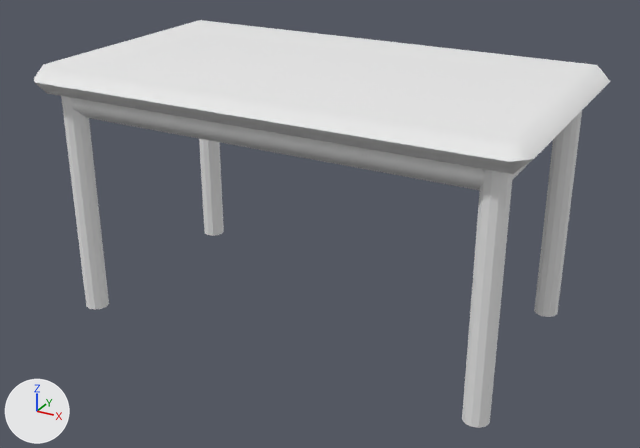
The glTF model iteam/miniprogram/package3d/assets/furniture/table.glb as it was, and as the next commit left it.
Camera for both pictures: a 50 mm lens placed at (1.148, -2.088, 1.322), pointed at (0.02, -0.036, 0.297). Lighting does not change. The marker at lower left points along +X, +Y and +Z. The first picture is the older version. Where no turn or scale is listed for an object, it has been applied to the vertices. Vertices at exactly the same position are counted once.

Objects in the first picture: 'apron', 'leg', 'leg.001', 'leg.002', 'leg.003', 'top'.
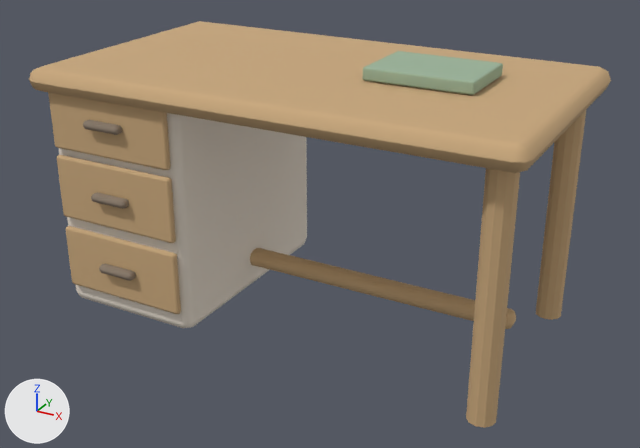
Where the change shows, as pixel boxes [x1, y1, x2, y2] in the pictures (640 x 448 px):
'top', reshaped, recoloured: before [34, 20, 610, 174]; after [29, 21, 611, 173]
'drawer_unit', added (pale yellow): after [59, 113, 307, 328]
'leg_r_-0.3', added (brown): after [466, 168, 520, 428]
'apron', deleted: before [71, 98, 530, 190]
'leg.002', deleted: before [462, 169, 513, 428]
'drawer_1', added (brown): after [57, 155, 176, 243]
'drawer_2', added (brown): after [48, 92, 171, 170]
'drawer_0', added (brown): after [66, 226, 181, 314]
'leg_r_0.3', added (brown): after [536, 110, 586, 320]
'leg', deleted: before [61, 96, 109, 310]
'leg.003', deleted: before [534, 111, 582, 317]
'stretcher', added (brown): after [250, 248, 516, 329]
'book', added: after [362, 51, 503, 95]
'leg.001', deleted: before [199, 139, 224, 236]
'handle_2', added: after [83, 120, 122, 135]
'handle_1', added: after [91, 192, 129, 209]
'handle_0', added: after [99, 264, 136, 280]

What changed in the scene script:
```text
Change me_立方体_017:
    remove me_立方体_017.from_pydata(...)  # 24 vertices, 44 faces; spans x -0.7..0.7, y -0.4..0.4, z -0.04..0.04
    remove me_立方体_017.materials.append(mat_whiteclay)  # white #eaeaea
    add me_立方体_017.from_pydata(...)  # 56 vertices, 108 faces; spans x -0.7..0.7, y -0.4..0.4, z -0.035..0.035
    me_立方体_017 part 1: the whole mesh is rebuilt
    add me_立方体_017.materials.append(mat_m_wood)  # brown #c9a87c
Remove ob_apron:
    ob_apron = bpy.data.objects.new('apron', me_立方体_018)
Remove ob_leg:
    ob_leg = bpy.data.objects.new('leg', me_柱体_008)
Remove ob_leg_001:
    ob_leg_001 = bpy.data.objects.new('leg.001', me_柱体_009)
Remove ob_leg_002:
    ob_leg_002 = bpy.data.objects.new('leg.002', me_柱体_010)
Remove ob_leg_003:
    ob_leg_003 = bpy.data.objects.new('leg.003', me_柱体_011)
Add ob_stretcher:
    ob_stretcher = bpy.data.objects.new('stretcher', me_立方体_031)  # 56 vertices, 108 faces; spans x -0.5..0.5, y -0.03..0.03, z -0.025..0.025; in mat_m_wood (brown #c9a87c)
    ob_stretcher.location = (0.1, 0.0, 0.12)
Add ob_leg_r__0_3:
    ob_leg_r__0_3 = bpy.data.objects.new('leg_r_-0.3', me_柱体_008_1)  # a 12-sided cylinder along z spanning x -0.038..0.038, y -0.038..0.038, z -0.34..0.34; in mat_m_wood (brown #c9a87c)
    ob_leg_r__0_3.location = (0.62, -0.3, 0.34)
Add ob_leg_r_0_3:
    ob_leg_r_0_3 = bpy.data.objects.new('leg_r_0.3', me_柱体_008_1.copy())
    ob_leg_r_0_3.location = (0.62, 0.3, 0.34)
Add ob_handle_2:
    ob_handle_2 = bpy.data.objects.new('handle_2', me_立方体_030)  # 56 vertices, 108 faces; spans x -0.06..0.06, y -0.015..0.015, z -0.0125..0.0125; in mat_m_dark (brown #8a7b6b)
    ob_handle_2.location = (-0.45, -0.38, 0.61)
Add ob_handle_1:
    ob_handle_1 = bpy.data.objects.new('handle_1', me_立方体_030.copy())
    ob_handle_1.location = (-0.45, -0.38, 0.4)
Add ob_handle_0:
    ob_handle_0 = bpy.data.objects.new('handle_0', me_立方体_030.copy())
    ob_handle_0.location = (-0.45, -0.38, 0.18)
Add ob_drawer_unit:
    ob_drawer_unit = bpy.data.objects.new('drawer_unit', me_立方体_024)  # 56 vertices, 108 faces; spans x -0.22..0.22, y -0.35..0.35, z -0.33..0.33; in mat_m_linen (pale yellow #e8ded0)
    ob_drawer_unit.location = (-0.45, 0.0, 0.35)
Add ob_drawer_2:
    ob_drawer_2 = bpy.data.objects.new('drawer_2', me_立方体_029)  # 56 vertices, 108 faces; spans x -0.2..0.2, y -0.01..0.01, z -0.095..0.095; in mat_m_wood (brown #c9a87c)
    ob_drawer_2.location = (-0.45, -0.36, 0.61)
Add ob_drawer_1:
    ob_drawer_1 = bpy.data.objects.new('drawer_1', me_立方体_029.copy())
    ob_drawer_1.location = (-0.45, -0.36, 0.4)
Add ob_drawer_0:
    ob_drawer_0 = bpy.data.objects.new('drawer_0', me_立方体_029.copy())
    ob_drawer_0.location = (-0.45, -0.36, 0.18)
Add ob_book:
    ob_book = bpy.data.objects.new('book', me_立方体_032)  # 56 vertices, 108 faces; spans x -0.15..0.15, y -0.11..0.11, z -0.018..0.018; in mat_m_green (grey #9cb49a)
    ob_book.location = (0.32, 0.02, 0.765)
```
